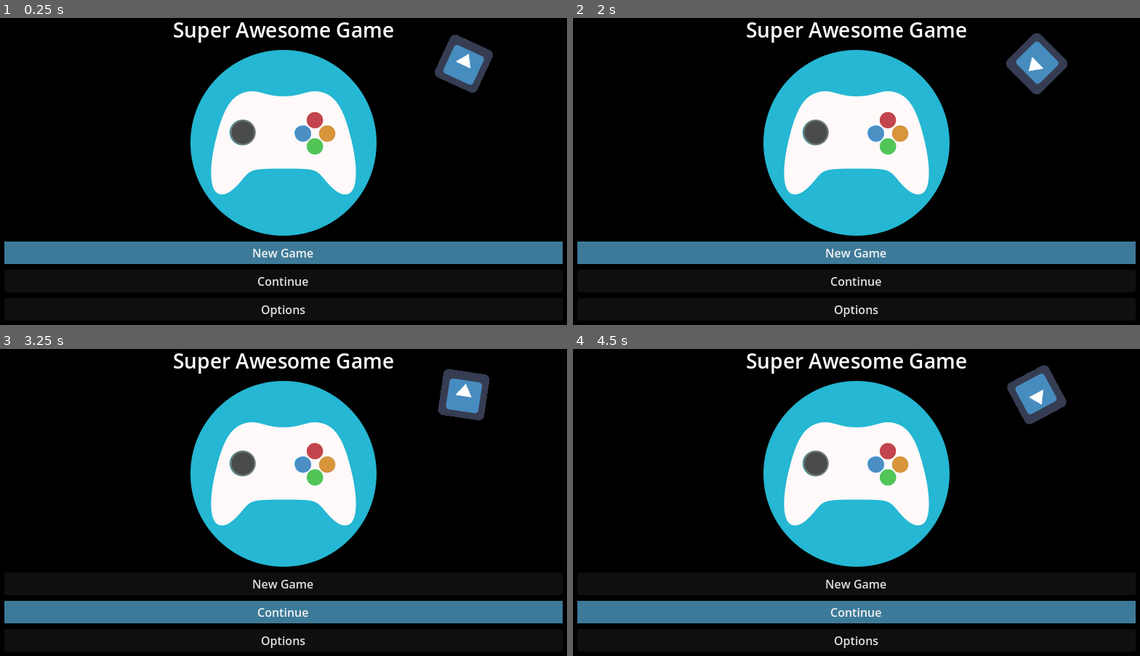
Above: before the commit, frames 1-4 (two rows, left to right).
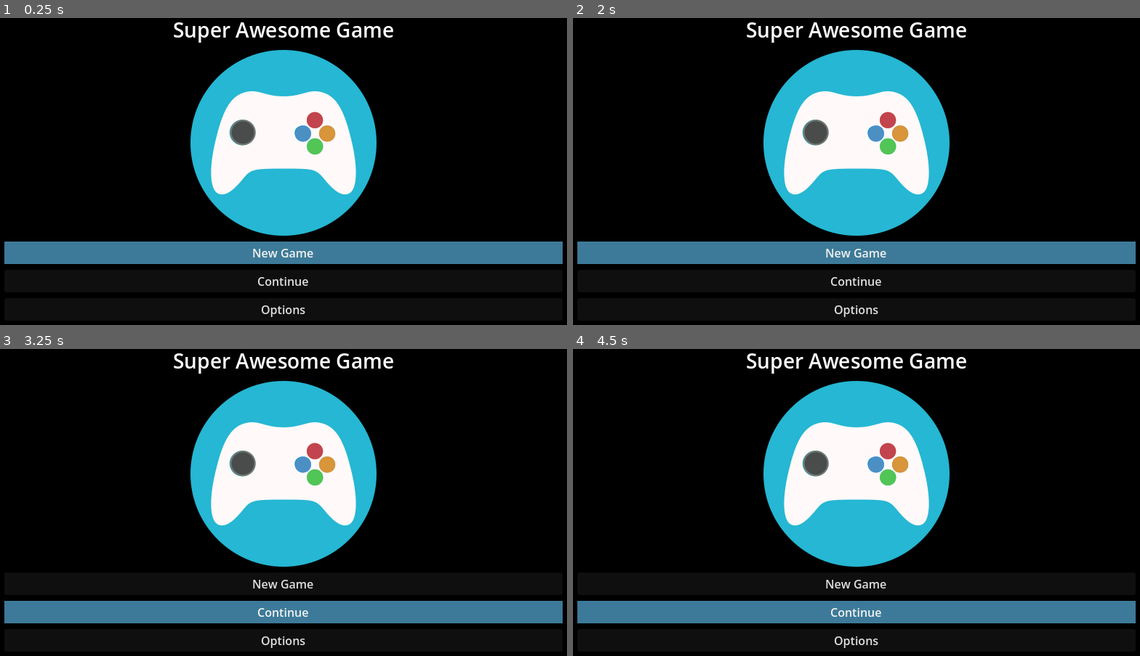
Above: after the commit, the same moments.

Repository: nightblade9/turbo
Game: Godot game, scene res://contexts/pregame/scenes/GameLoaderScene.tscn
Same seed, same stepped clock (60 frames per second), same inputs: the game is played once before the commit and once after it. The engine's default icon, where the game draws it, is replaced by a stand-in: a white triangle on a blue panel in a dark square.
Inputs:
- Up to frame 1 (0.25 s): no input
- Up to frame 2 (2 s): click "New Game" at 0.5 s; click "New Game" at 1.25 s
- Up to frame 3 (3.25 s): click "Continue" at 2 s; click "Continue" at 2.75 s
- Up to frame 4 (4.5 s): click "New Game" at 3.5 s; click "Continue" at 4.25 s

The runs differ from the first frame. In frame 1, 1.2% of the frame differs, in the area x 76-87%, y 5-25%; in frame 2, 1.2%, in the area x 76-88%, y 4-25%; in frame 3, 1.2%; in frame 4, 1.2%.

Commit message:
Remove spinny thing, we don't need it.

Diff:
--- a/source/contexts/pregame/scenes/TitleScene.gd
+++ b/source/contexts/pregame/scenes/TitleScene.gd
@@ -7,10 +7,6 @@
 
 func _ready():
 	add_child(_gamepad_navigator)
-
-func _process(delta):
-	# Just here to prove options pause the game
-	$MarginContainer/VBoxContainer/GamePauseCheck.rotation += (delta * 2)
 
 func _on_OptionsButton_pressed() -> void:
 	var options_dialog = OptionsDialog.instantiate()
--- a/source/contexts/pregame/scenes/TitleScene.tscn
+++ b/source/contexts/pregame/scenes/TitleScene.tscn
@@ -1,9 +1,8 @@
-[gd_scene load_steps=5 format=3 uid="uid://djfu3y1bixylw"]
+[gd_scene load_steps=4 format=3 uid="uid://djfu3y1bixylw"]
 
 [ext_resource type="Texture2D" uid="uid://ba5j211j53x8v" path="res://assets/images/ui/title-image.png" id="1"]
 [ext_resource type="FontFile" path="res://theme/HeadingsFont.tres" id="2"]
 [ext_resource type="Script" path="res://contexts/pregame/scenes/TitleScene.gd" id="3"]
-[ext_resource type="Texture2D" uid="uid://bmm16sxc4md27" path="res://icon.png" id="4_vethj"]
 
 [node name="Control" type="Control"]
 layout_mode = 3
@@ -60,10 +59,6 @@
 layout_mode = 2
 text = "Options"
 
-[node name="GamePauseCheck" type="Sprite2D" parent="MarginContainer/VBoxContainer"]
-position = Vector2(632, 66)
-texture = ExtResource("4_vethj")
-
 [connection signal="pressed" from="MarginContainer/VBoxContainer/NewGameButton" to="." method="_on_NewGameButton_pressed"]
 [connection signal="pressed" from="MarginContainer/VBoxContainer/ContinueButton" to="." method="_on_ContinueButton_pressed"]
 [connection signal="pressed" from="MarginContainer/VBoxContainer/OptionsButton" to="." method="_on_OptionsButton_pressed"]
